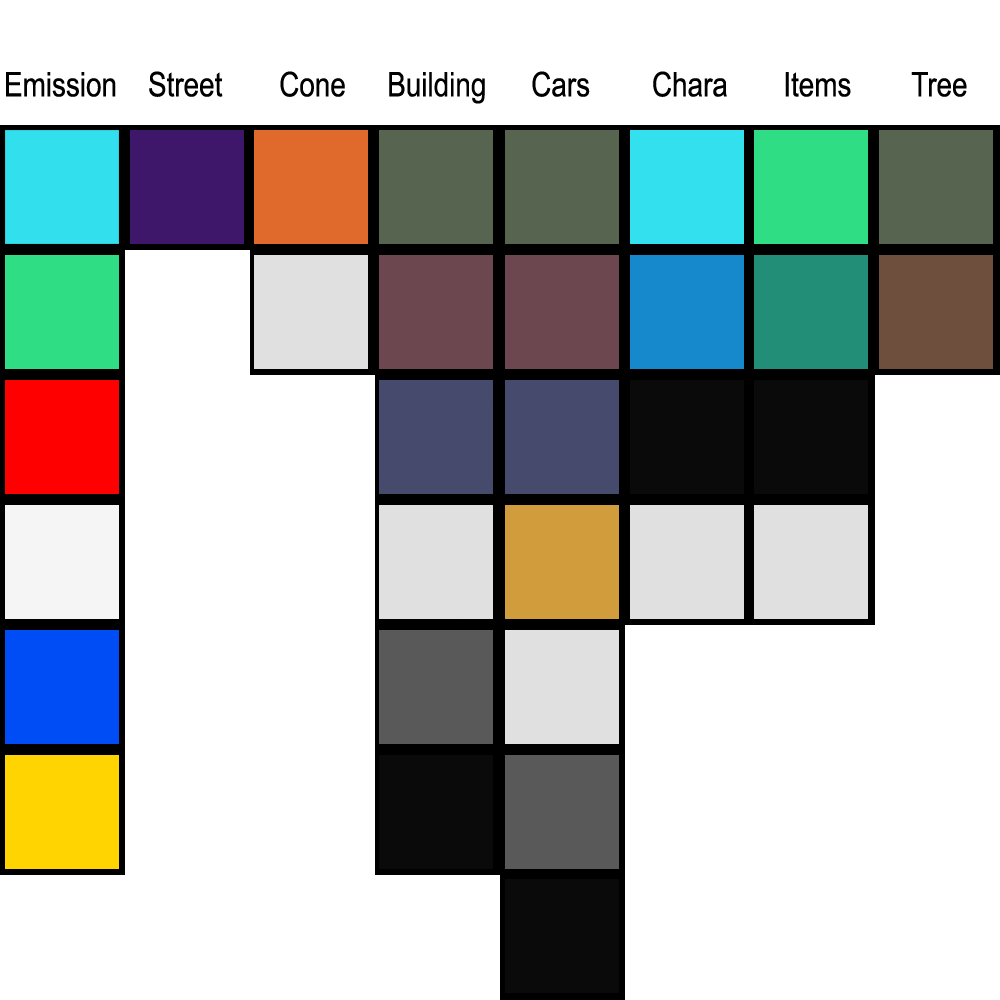
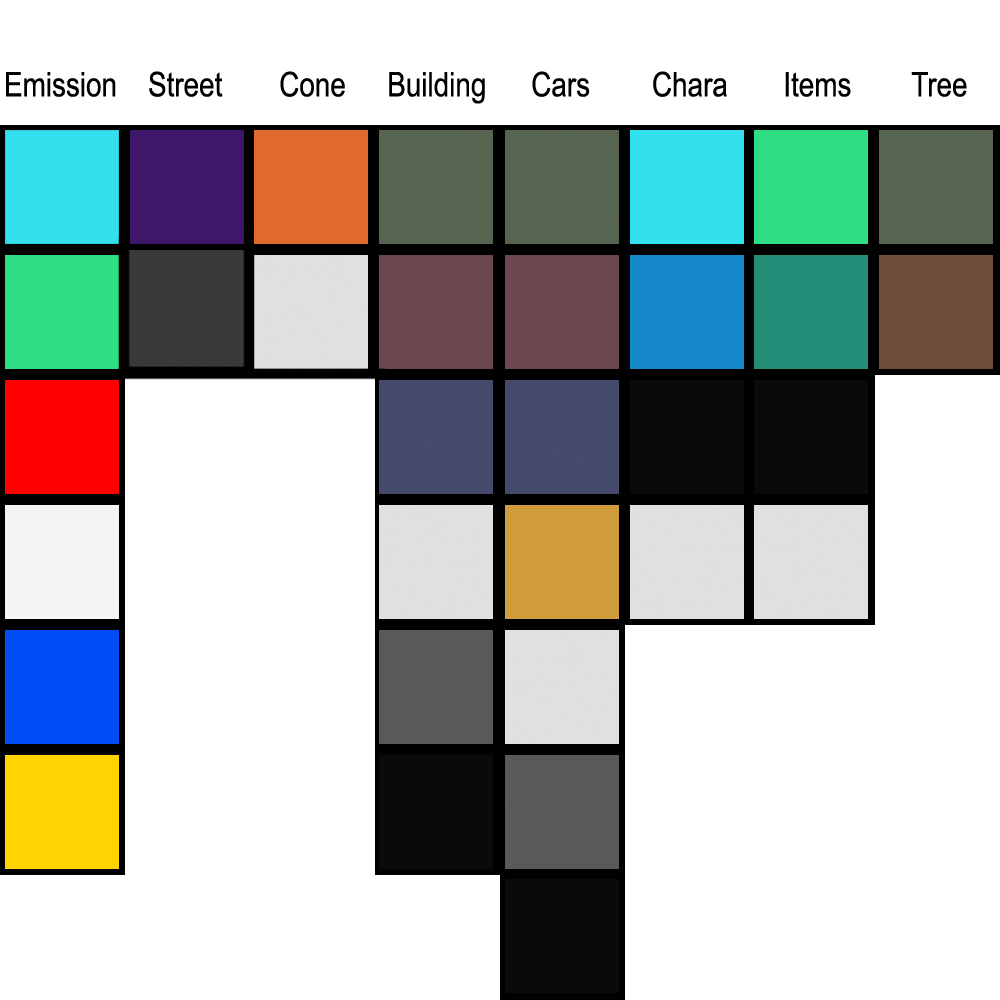
Two versions of the same layered image (w=1000, h=1000). Layer-by-layer changes:
added layer "Layer 2" above "Layer 1" over [117, 236, 387, 380]
